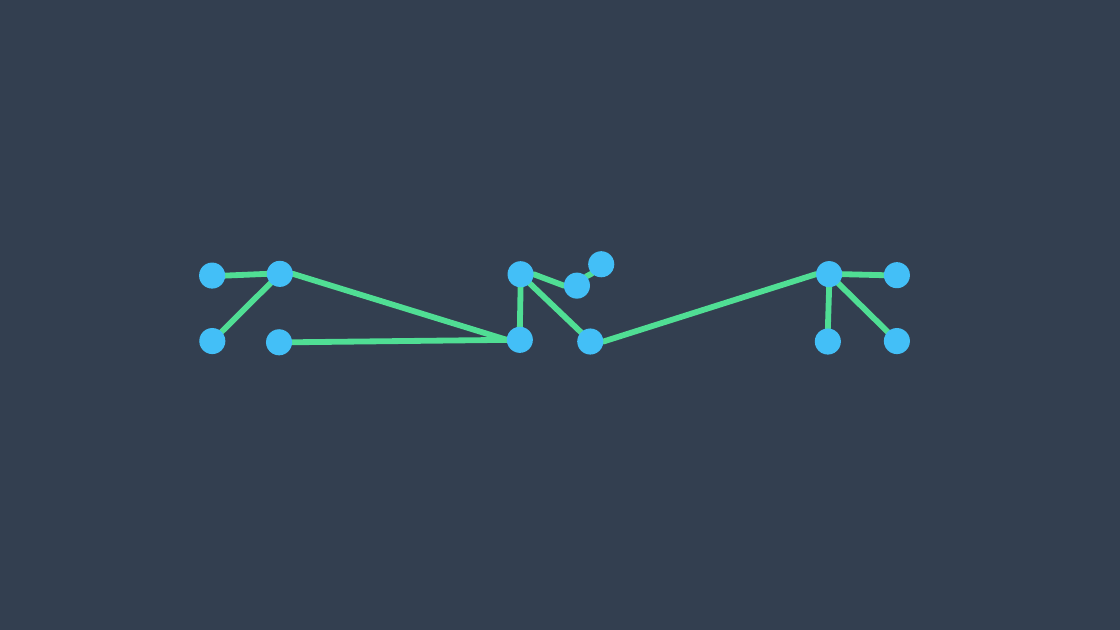
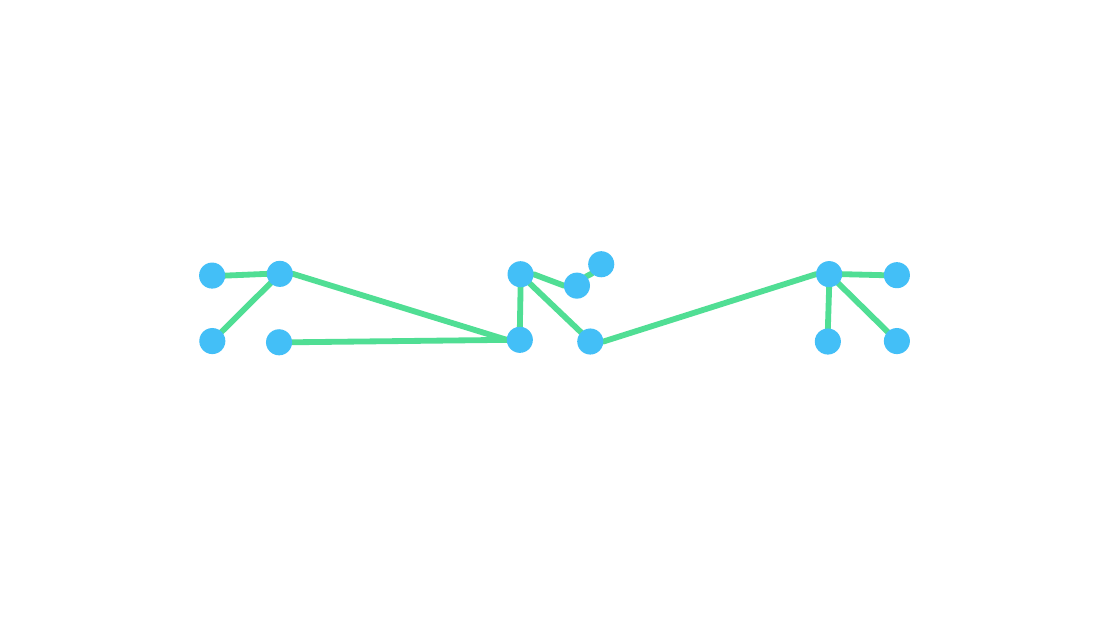
Before and after one commit to rogeralsing/Presentations, a slide deck: slide 21 of ProtoActor/TV4/protoactor.pptx. Drawn at 1120x630 pixels with LibreOffice and Linux fonts; fonts in the diff are those of the drawing. Boxes give left, top, right and bottom in pixels: in the first picture for what was removed or moved away, otherwise in the second. Text is boxed around its words. In the diff, an @@ line names an element or a change of style, - is before the commit and + after.

```diff
--- a/ProtoActor/TV4/protoactor.pptx
+++ b/ProtoActor/TV4/protoactor.pptx
@@ background #333F50 to #FFFFFF @@
```
Also in this commit, not shown: 17 other slides changed.
